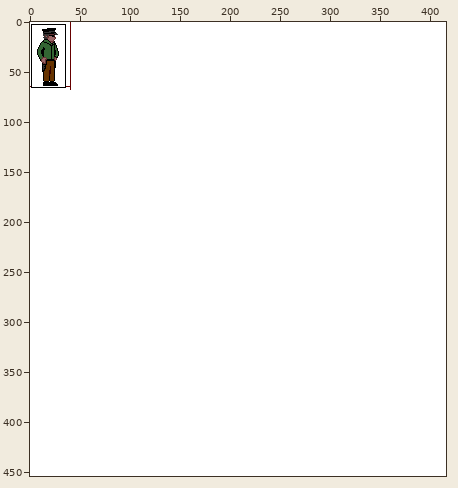
Sprite sheet -- Assets/wache.png. The picture above shows the old version from afar; the outline marks the close-up.
Close-up. As it was:
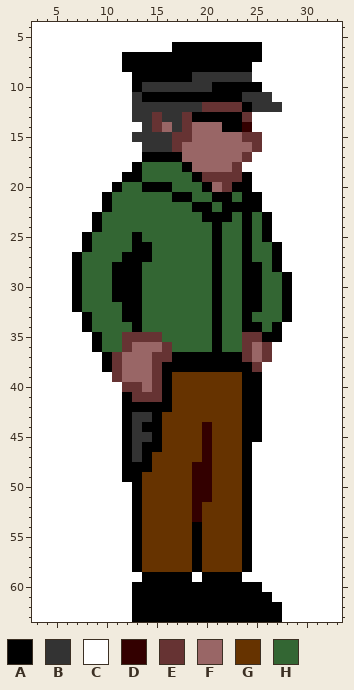
The file is 416x454 pixels. Shown: x 3..33, y 4..63.
Palette (. is transparent): A #000000  B #333333  C #ffffff  D #330000  E #663333  F #996666  G #663300  H #336633
Now the later version:
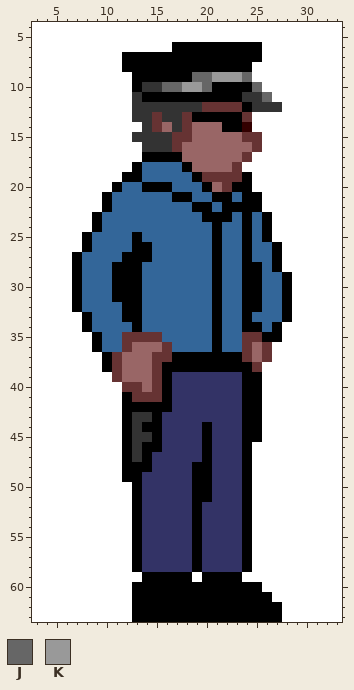
Colours new in this view: J #666666  K #999999
Diff:
Colour G changes from #663300 to #333366.
Colour H changes from #336633 to #336699.
The edit turns colour D into colour A in rows 44 to 47 at x 20; in rows 48 to 51 at x 19 to 20; in rows 52 to 53 at x 19.
The edit turns colour A into colour J in row 10 at x 25.
The edit turns colour B into colour J in row 9 at x 19 to 20 and 24; in row 10 at x 16 to 17 and 20; in row 11 at x 26.
The edit turns colour B into colour K in row 9 at x 21 to 23; in row 10 at x 18 to 19.
Changed places in both close-ups, as pixel boxes (x1, y1, x2, y2):
changed: (162, 72, 272, 102)
changed: (82, 162, 282, 572)
